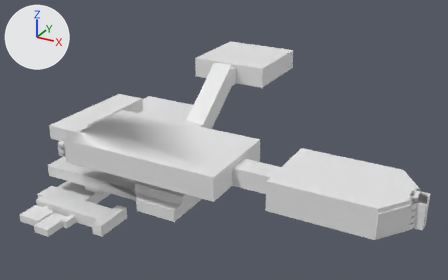
A saved change to the FBX model Assets/DEBUG/baseMap.fbx.
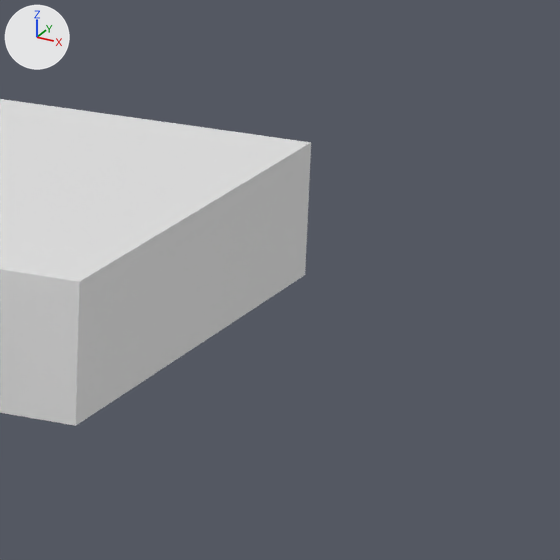
There are two pictures of each version: one whole from a 50 mm camera at (100.7, -203.5, 104.3) aimed at (6.6, -32.4, 18.7), one close up on the part from 56% to 73% of the width and 11% to 38% of the height. Lighting does not change. The marker at upper left points along +X, +Y and +Z. Where no turn or scale is listed for an object, it has been applied to the vertices. Vertices at the same position are counted once.

Before the edit, the objects in view are built like this:
```python
me_plane = bpy.data.meshes.new('Plane')
me_plane.from_pydata(...)  # 2716 vertices, 2320 faces; spans x -55.8..78.9, y -79.5..18.5, z -6.0..40.4
ob_plane = bpy.data.objects.new('Plane', me_plane)
ob_plane.location = (0.0, 0.0, 0.0)
```
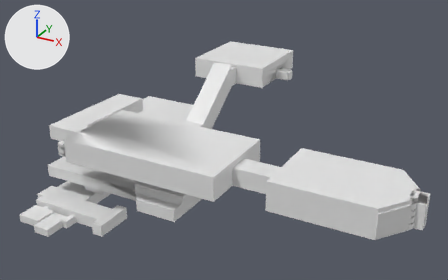
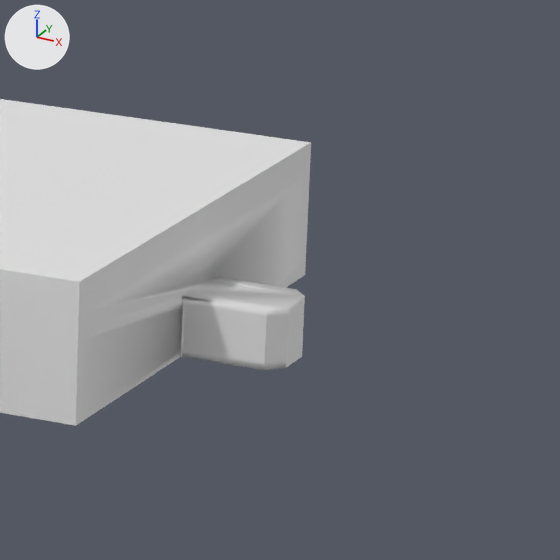
The newer file is also turned or shifted as a whole; pictures and numbers use the older file's frame.

What differs and where, as boxes [x1, y1, x2, y2] in the close-ups (560 x 560 px):
part 1 of me_plane, added: after [76, 171, 310, 425]

The change, as a diff of the scene's bpy script:
```diff
--- a/Assets/DEBUG/baseMap.fbx.py
+++ b/Assets/DEBUG/baseMap.fbx.py
@@ me_plane @@
 # used by ob_plane; location = (0.0, 0.0, 0.0)
-me_plane.from_pydata(...)  # 2716 vertices, 2320 faces; spans x -55.8..78.9, y -79.5..18.5, z -6.0..40.4
+me_plane.from_pydata(...)  # 2625 vertices, 2202 faces; spans x -55.8..78.9, y -79.5..18.5, z -6.0..40.4
+# me_plane part 1: 106 vertices added at x 11.2..16.4, y -0.8..3.0, z 32.4..35.5
```
